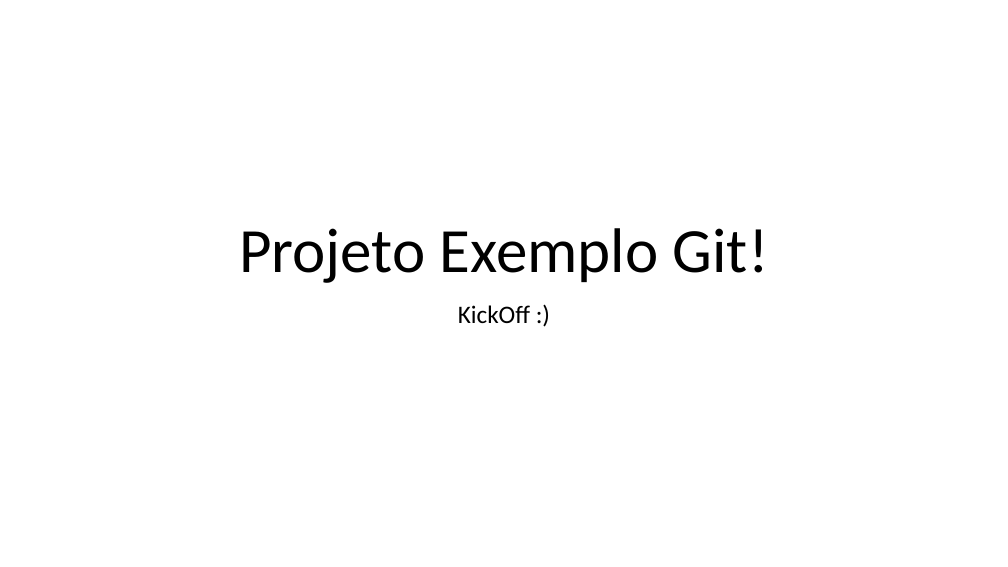
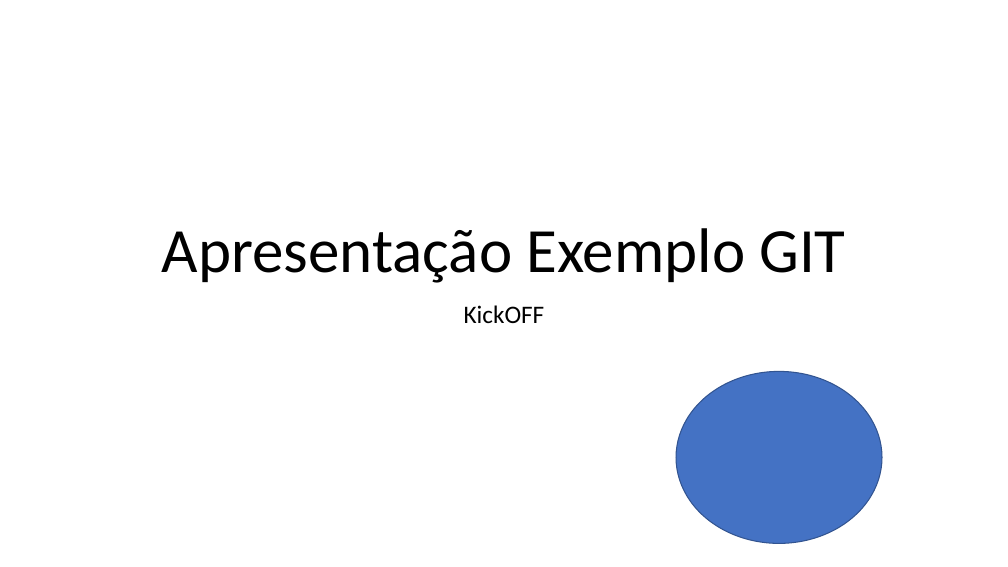
Before and after one commit to GiovanniSguizzardi/2TDSR-ExemploGIT-2024, a slide deck: slide 1 of PastaDocumentosProjeto/KickOff.pptx. Drawn at 1008x567 pixels with LibreOffice and Linux fonts; fonts in the diff are those of the drawing. Boxes give left, top, right and bottom in pixels: in the first picture for what was removed or moved away, otherwise in the second. Text is boxed around its words. In the diff, an @@ line names an element or a change of style, - is before the commit and + after.

Commit message:
Alteração do projeto de apresentação bola azul

```diff
--- a/PastaDocumentosProjeto/KickOff.pptx
+++ b/PastaDocumentosProjeto/KickOff.pptx
@@ title at <box>162,228,845,283</box>: text changed @@
-Projeto Exemplo Git!
+Apresentação Exemplo GIT
@@ subtitle at <box>464,305,545,323</box>: text changed @@
-KickOff :)
+KickOFF
@@ ellipse added at <box>676,371,882,544</box>, fill #4472C4, outline #325491 1 pt @@
```
